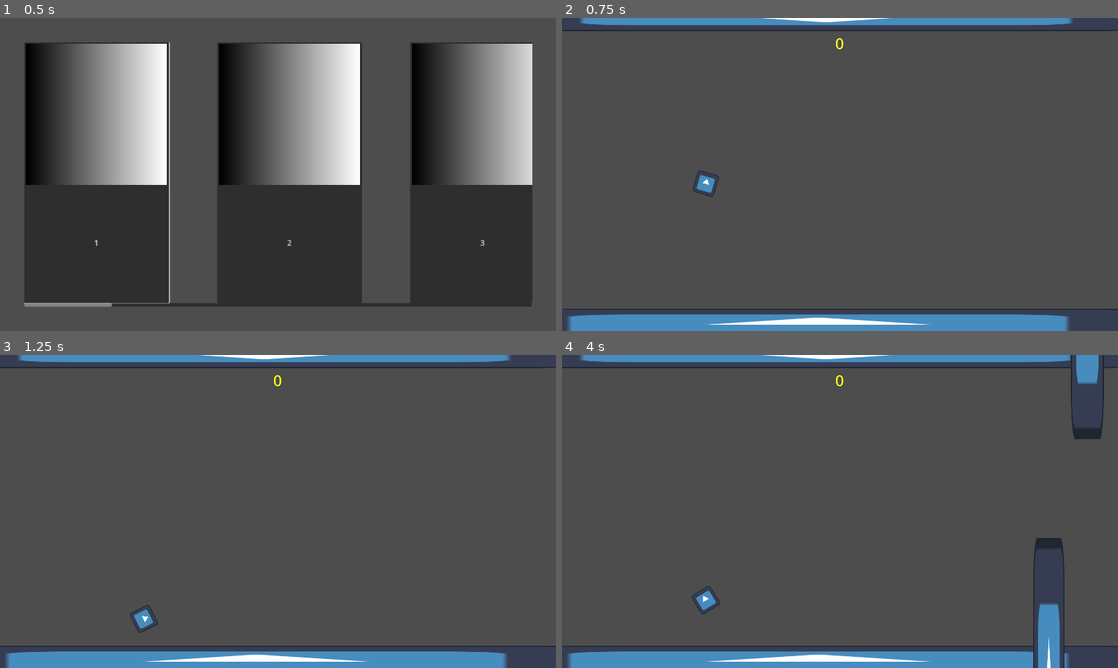
Above: before the commit, frames 1-4 (two rows, left to right).
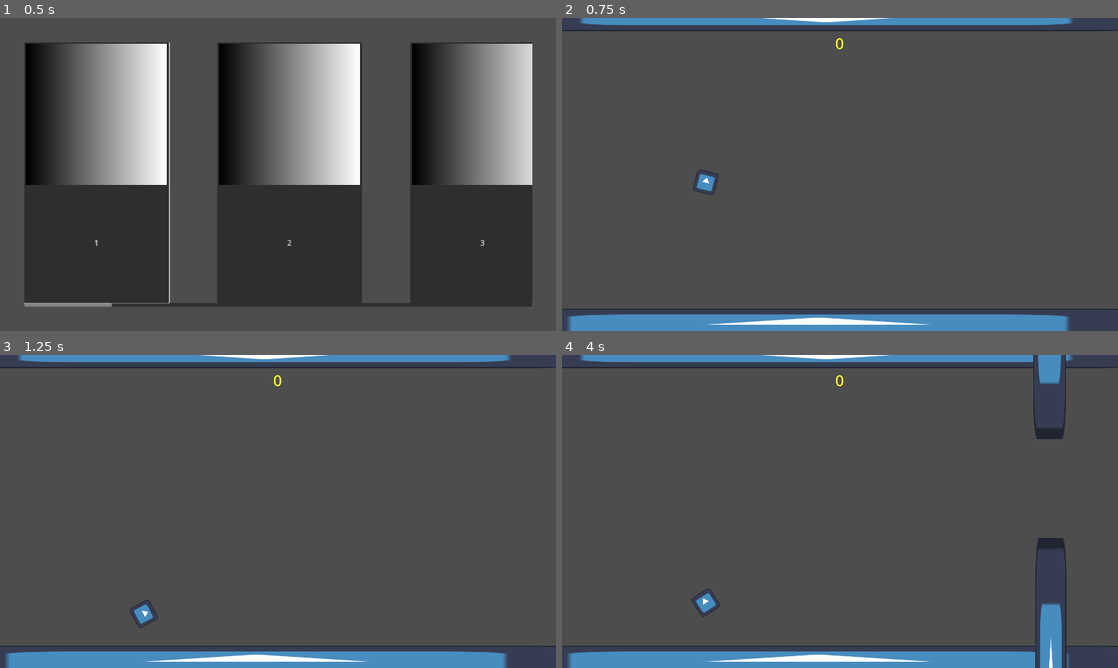
Above: after the commit, the same moments.

Repository: xelaxefensor/herni-automat
Game: Godot game, scene res://main/main.tscn
Same seed, same stepped clock (60 frames per second), same inputs: the game is played once before the commit and once after it. The engine's default icon, where the game draws it, is replaced by a stand-in: a white triangle on a blue panel in a dark square.
Inputs:
- Up to frame 1 (0.5 s): no input
- Up to frame 2 (0.75 s): click "1" at 0.5 s
- Up to frame 3 (1.25 s): no input
- Up to frame 4 (4 s): tap Space (flap) at 1.52, 1.82, 2.27, 2.57, 3.77 s

Frame 1 is identical in both runs. In frame 2, less than 0.1% of the frame differs, in the area x 23-29%, y 48-58%; in frame 3, 0.2%; in frame 4, 2.0%, in the area x 23-98%, y 0-100%.

Commit message:
interpoaltion

Diff:
--- a/games/flappy-mickey/pipes/pipe.gd
+++ b/games/flappy-mickey/pipes/pipe.gd
@@ -2,20 +2,6 @@
 
 var move_amount : float = 20
 
-static var id_set = 0
-var id = 0
-
-
-func _ready() -> void:
-	id = id_set
-	id_set+=1
-
 
 func _integrate_forces(state: PhysicsDirectBodyState2D) -> void:
 	position.x -= move_amount * state.step
-
-
-func _process(delta: float) -> void:
-	if id == 0:
-			print("pipe: "+ str(global_position.x) + "              sprite: "+ str($"../Sprite2D".global_position.x))
-			$"../Sprite2D".global_position.x = lerp($"../Sprite2D".global_position.x, global_position.x, 0.1)
--- a/games/flappy-mickey/pipes/pipes.tscn
+++ b/games/flappy-mickey/pipes/pipes.tscn
@@ -17,11 +17,6 @@
 move_amount = 300.0
 randomize_amount = 150.0
 
-[node name="Sprite2D" type="Sprite2D" parent="."]
-position = Vector2(23, -467.955)
-scale = Vector2(0.53125, 5.79758)
-texture = ExtResource("2_0m2e3")
-
 [node name="PipeTop" type="RigidBody2D" parent="."]
 position = Vector2(68, -317)
 collision_layer = 4
@@ -29,6 +24,11 @@
 lock_rotation = true
 custom_integrator = true
 script = ExtResource("2_dmsvv")
+
+[node name="Sprite2D" type="Sprite2D" parent="PipeTop"]
+position = Vector2(-45, -150.955)
+scale = Vector2(0.53125, 5.79758)
+texture = ExtResource("2_0m2e3")
 
 [node name="CollisionShape2D" type="CollisionShape2D" parent="PipeTop"]
 position = Vector2(-45.1838, -149)
--- a/project.godot
+++ b/project.godot
@@ -17,6 +17,7 @@
 
 [display]
 
+window/size/mode=3
 window/stretch/mode="canvas_items"
 window/stretch/aspect="expand"
 
@@ -35,3 +36,8 @@
 "events": [Object(InputEventKey,"resource_local_to_scene":false,"resource_name":"","device":-1,"window_id":0,"alt_press …(191 unchanged characters)…
 ]
 }
+
+[physics]
+
+common/physics_jitter_fix=0.0
+common/physics_interpolation=true
